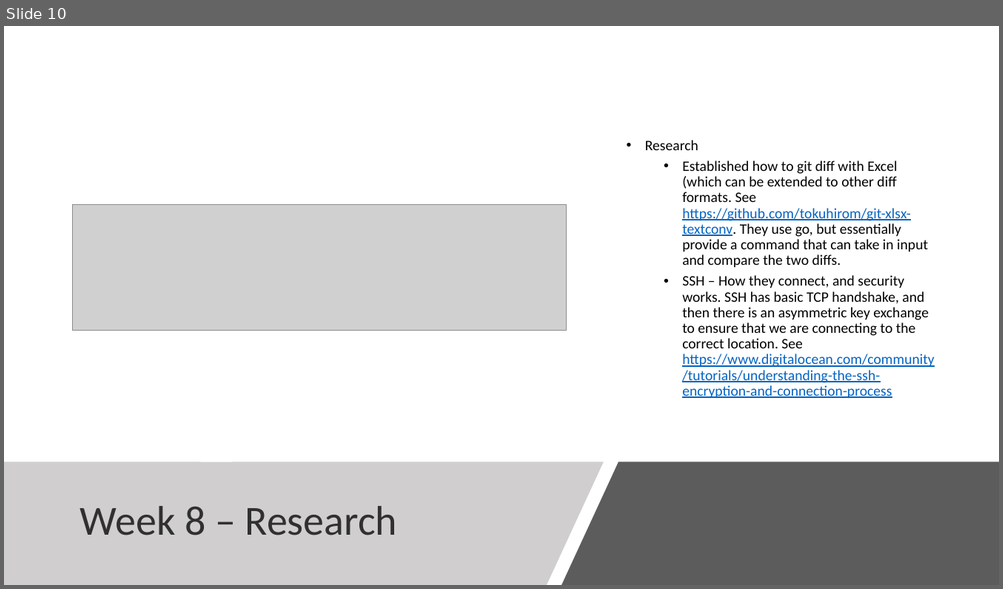
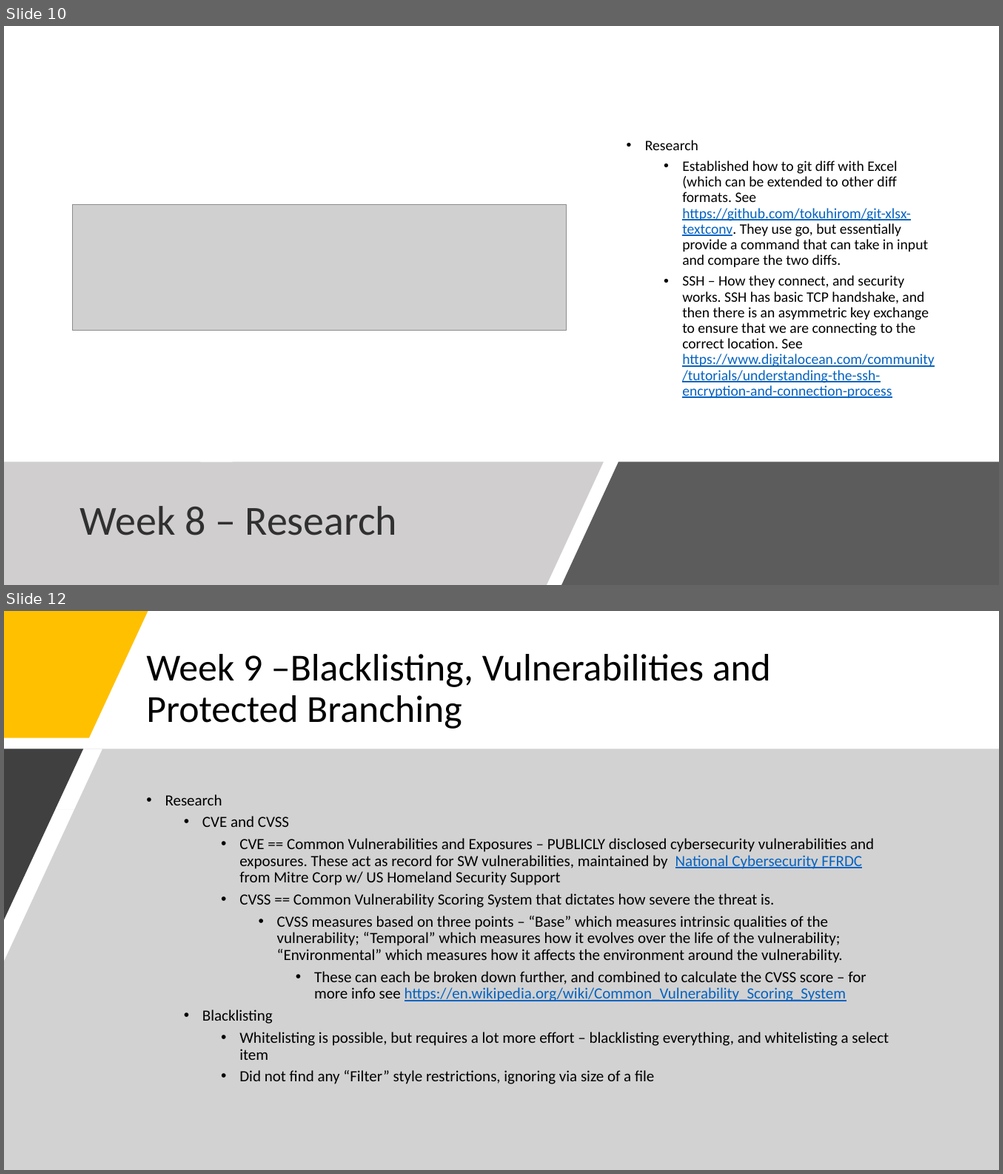
Before and after one commit to burwinliu-zz/my-jupyter-nb, a slide deck: Notes/summer2020/Summer_Summary.pptx. Shown one above the other, each under a label of ours: slide 10 before the commit, slides 10 and 12 after it; the slides between them are not shown. The pictures are 1003x589 and 1003x1174 pixels, drawn with LibreOffice and Linux fonts; fonts in the diff are those of the drawing; grey boxes stand for pictures. Boxes give left, top, right and bottom in pixels: in the first picture for what was removed or moved away, otherwise in the second. Text is boxed around its words. In the diff, an @@ line names an element or a change of style, - is before the commit and + after.

```diff
--- a/Notes/summer2020/Summer_Summary.pptx
+++ b/Notes/summer2020/Summer_Summary.pptx
@@ slide 12 added at box(4, 611, 999, 1170), background #FFFFFF @@
@@ freeform shape added at box(4, 611, 148, 738), fill #FFC000 @@
@@ title added at box(146, 654, 771, 729), 37 pt, text #000000 @@
+Week 9 –Blacklisting, Vulnerabilities and Protected Branching
@@ freeform shape added at box(4, 749, 999, 1170), fill #A6A6A6 at 50% opacity @@
@@ freeform shape added at box(4, 749, 83, 920), fill #404040 @@
@@ text added at box(165, 795, 888, 1085), 15 pt, text #000000 @@
+• Research
+  • CVE and CVSS
+    • CVE == Common Vulnerabilities and Exposures – PUBLICLY disclosed cybersecurity vulnerabilities and exposures. These act as record for SW vulnerabilities, maintained by National Cybersecurity FFRDC from Mitre Corp w/ US Homeland Security Support
+    • CVSS == Common Vulnerability Scoring System that dictates how severe the threat is.
+      • CVSS measures based on three points – “Base” which measures intrinsic qualities of the vulnerability; “Temporal” which measures how it evolves over the life of the vulnerability; “Environmental” which measures how it affects the environment around the vulnerability.
+        • These can each be broken down further, and combined to calculate the CVSS score – for more info see https://en.wikipedia.org/wiki/Common_Vulnerability_Scoring_System
+  • Blacklisting
+    • Whitelisting is possible, but requires a lot more effort – blacklisting everything, and whitelisting a select item
+    • Did not find any “Filter” style restrictions, ignoring via size of a file
```
Also in this commit, not shown: 1 slide changed, 1 other slide added, 3 other files.
